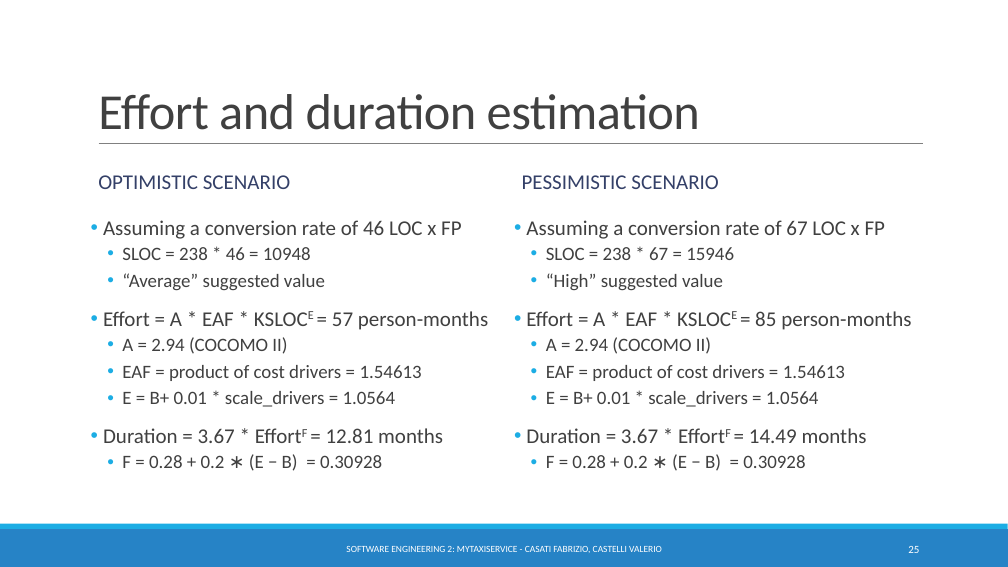
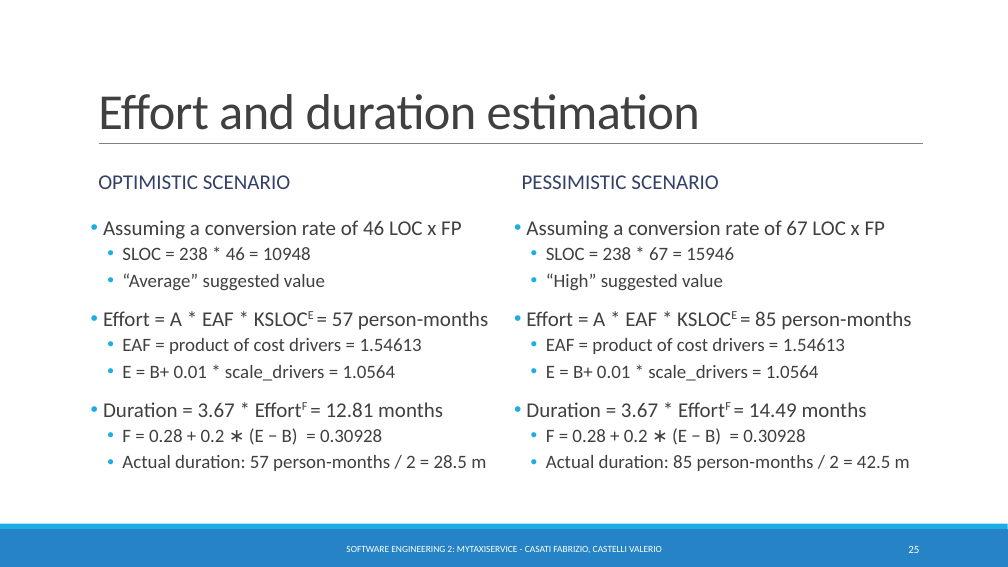
Before and after one commit to valerio-castelli/casaticastelli_sweng2, a slide deck: slide 25 of Final_Presentation/Presentation.pptx. Drawn at 1008x567 pixels with LibreOffice and Linux fonts; fonts in the diff are those of the drawing. Boxes give left, top, right and bottom in pixels: in the first picture for what was removed or moved away, otherwise in the second. Text is boxed around its words. In the diff, an @@ line names an element or a change of style, - is before the commit and + after.

Commit message:
Updated presentation.

```diff
--- a/Final_Presentation/Presentation.pptx
+++ b/Final_Presentation/Presentation.pptx
@@ text at (x1=122, y1=337, x2=287, y2=354): paragraph removed @@
-  • A = 2.94 (COCOMO II)
@@ text at (x1=546, y1=337, x2=711, y2=354): paragraph removed @@
-  • A = 2.94 (COCOMO II)
@@ text at (x1=122, y1=455, x2=486, y2=471): paragraph added @@
+  • Actual duration: 57 person-months / 2 = 28.5 m
@@ text at (x1=546, y1=455, x2=910, y2=471): paragraph added @@
+  • Actual duration: 85 person-months / 2 = 42.5 m
```
Also in this commit, not shown: 18 other files.
